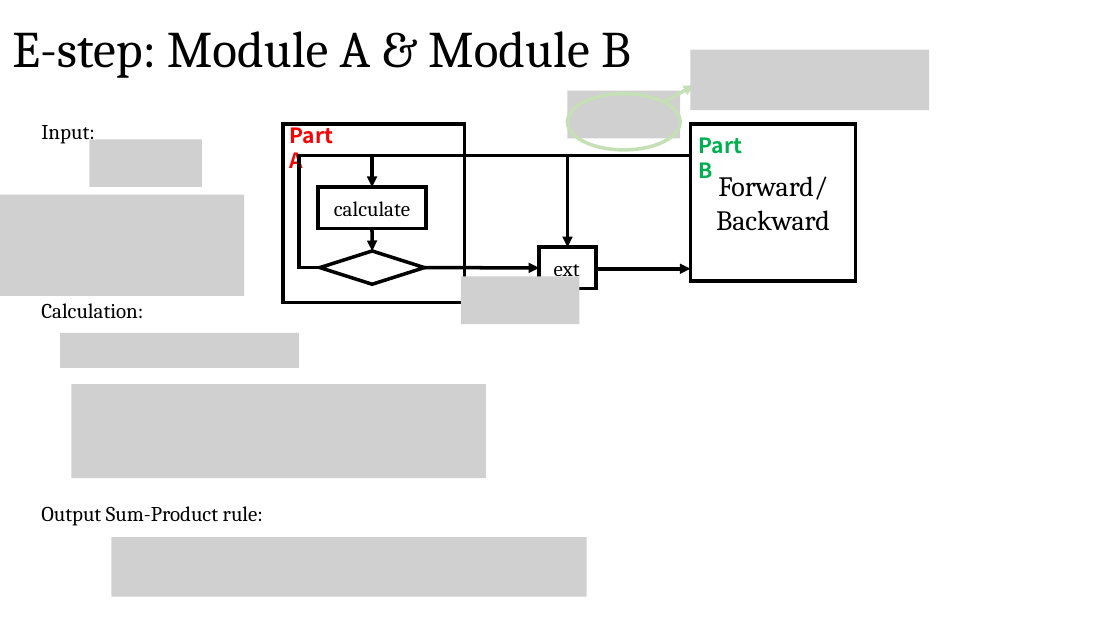
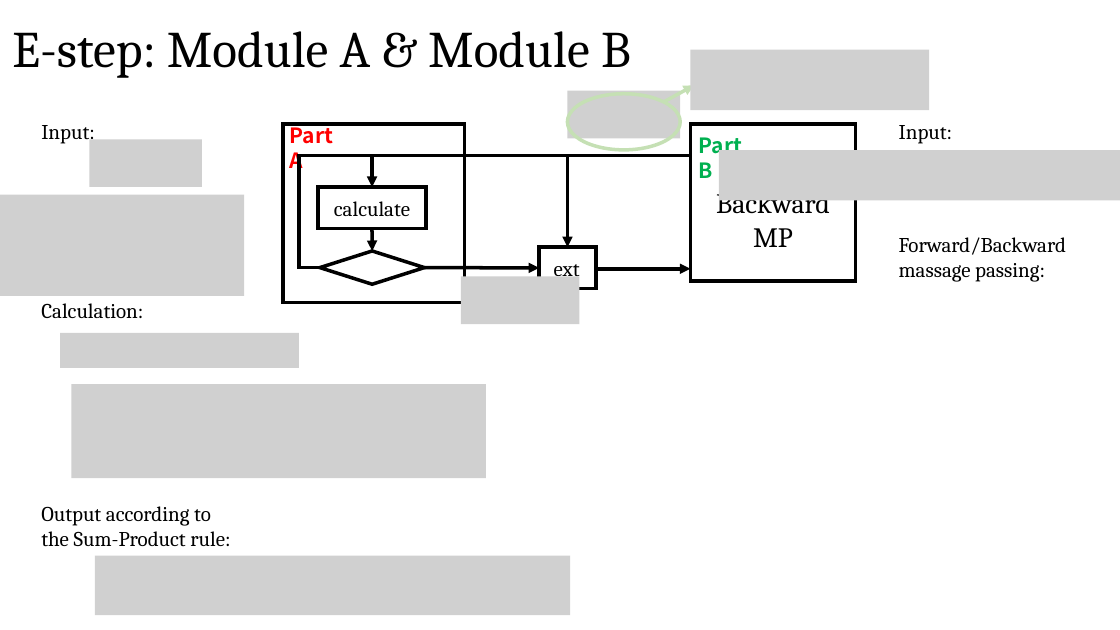
Before and after one commit to Brook1711/RIS-Angular-Domain, a slide deck: slide 22 of doc/RIS-angular-domain组会汇报.pptx. Drawn at 1120x630 pixels with LibreOffice and Linux fonts; fonts in the diff are those of the drawing; grey boxes stand for pictures. Boxes give left, top, right and bottom in pixels: in the first picture for what was removed or moved away, otherwise in the second. Text is boxed around its words. In the diff, an @@ line names an element or a change of style, - is before the commit and + after.

```diff
--- a/doc/RIS-angular-domain组会汇报.pptx
+++ b/doc/RIS-angular-domain组会汇报.pptx
@@ text added at (899, 125, 953, 144), 18 pt, text #000000 @@
+Input:
@@ picture added at (719, 150, 1120, 201) @@
@@ text in rectangle at (753, 228, 793, 247): paragraph added @@
+MP
@@ text added at (899, 237, 1066, 282), 18 pt, text #000000 @@
+Forward/Backward massage passing:
@@ text at (41, 506, 230, 547): text changed @@
-Output Sum-Product rule:
+Output according to the Sum-Product rule:
@@ picture: place and size @@
-picture at (112, 537, 587, 597)
+picture at (95, 555, 571, 615)
```
Also in this commit, not shown: 7 other files.
